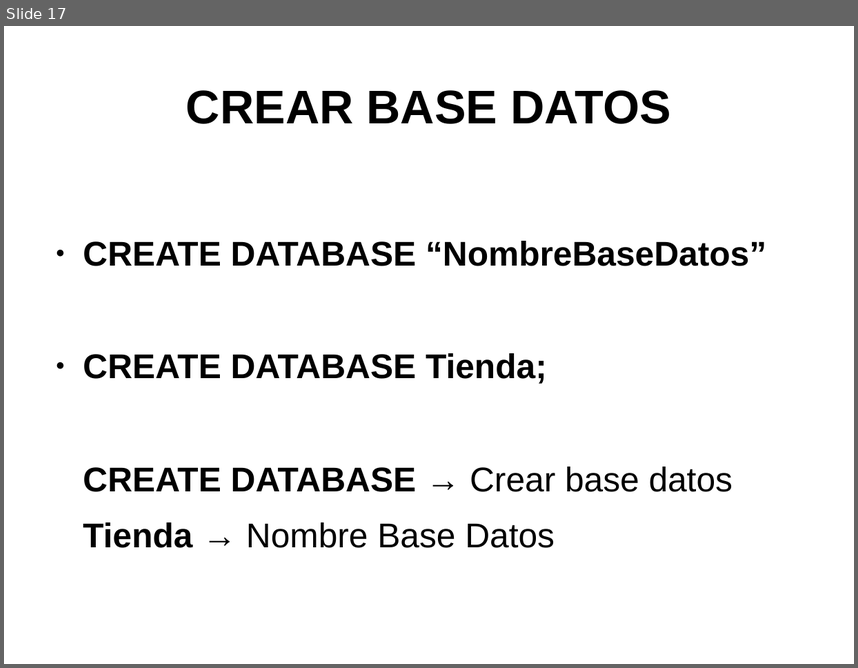
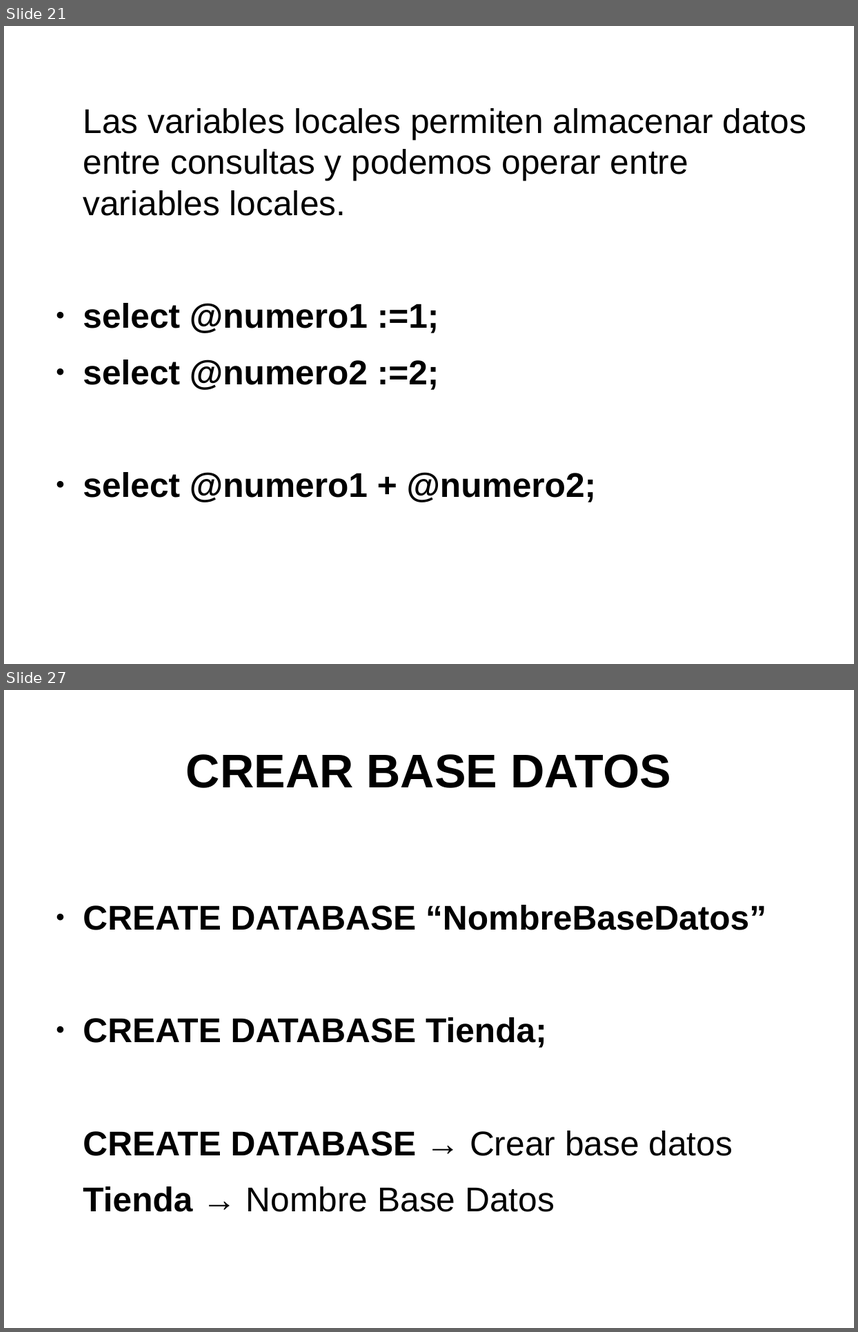
Before and after one commit to psicobyte/CursoPythonAvanzado, a slide deck: BaseDeDatosPython.odp. Shown one above the other, each under a label of ours: slide 17 before the commit, slides 21 and 27 after it; the slides between them are not shown. The pictures are 858x668 and 858x1332 pixels, drawn with LibreOffice and Linux fonts; fonts in the diff are those of the drawing. Boxes give left, top, right and bottom in pixels: in the first picture for what was removed or moved away, otherwise in the second. Text is boxed around its words. In the diff, an @@ line names an element or a change of style, - is before the commit and + after.

Commit message:
Presentación Base datos python

```diff
--- a/BaseDeDatosPython.odp
+++ b/BaseDeDatosPython.odp
@@ slide 21 added at box(4, 26, 854, 664), background #FFFFFF @@
@@ text added at box(83, 108, 806, 502), 32 pt, text #000000 @@
+Las variables locales permiten almacenar datos entre consultas y podemos operar entre variables locales.
+● select @numero1 :=1;
+● select @numero2 :=2;
+● select @numero1 + @numero2;
@@ what was slide 17 is now slide 27 @@
```
Also in this commit, not shown: 5 slides changed, 38 other slides added, 3 other files.
